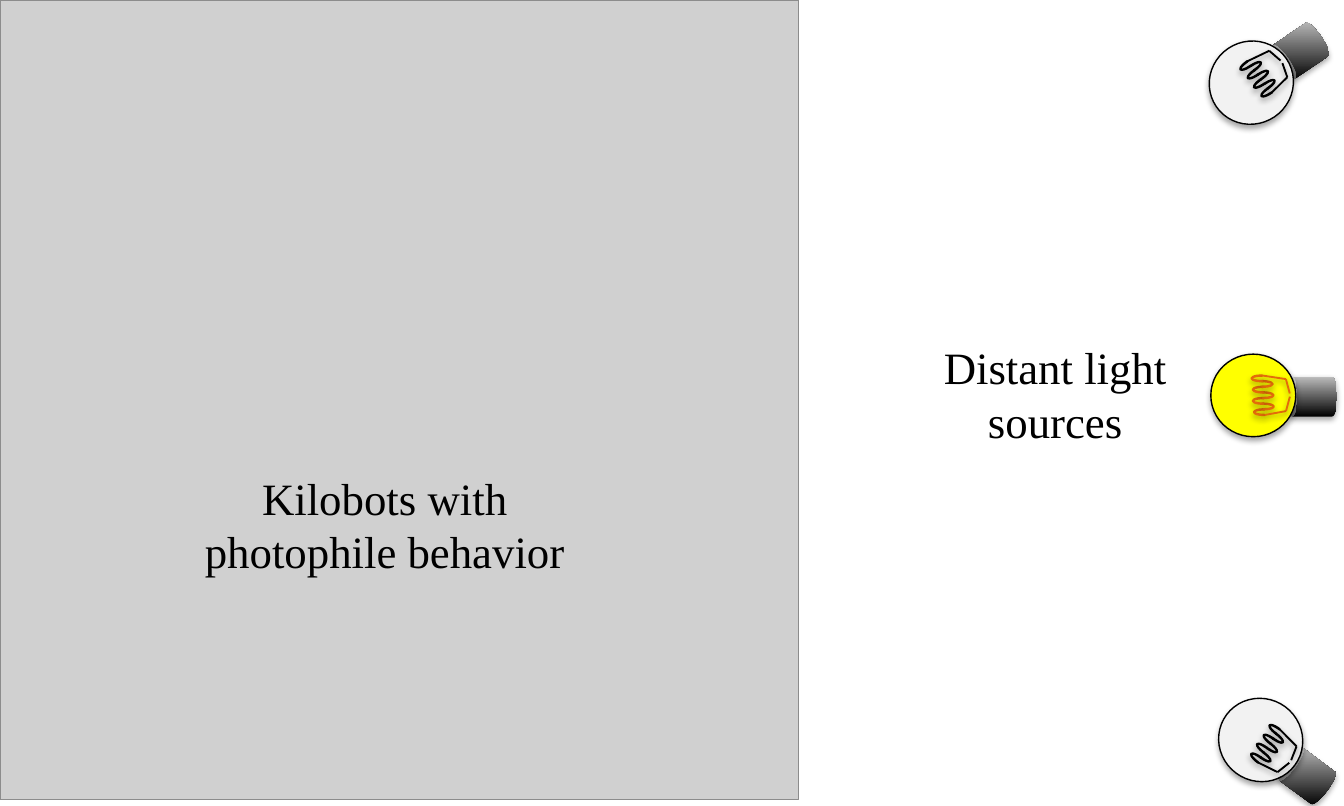
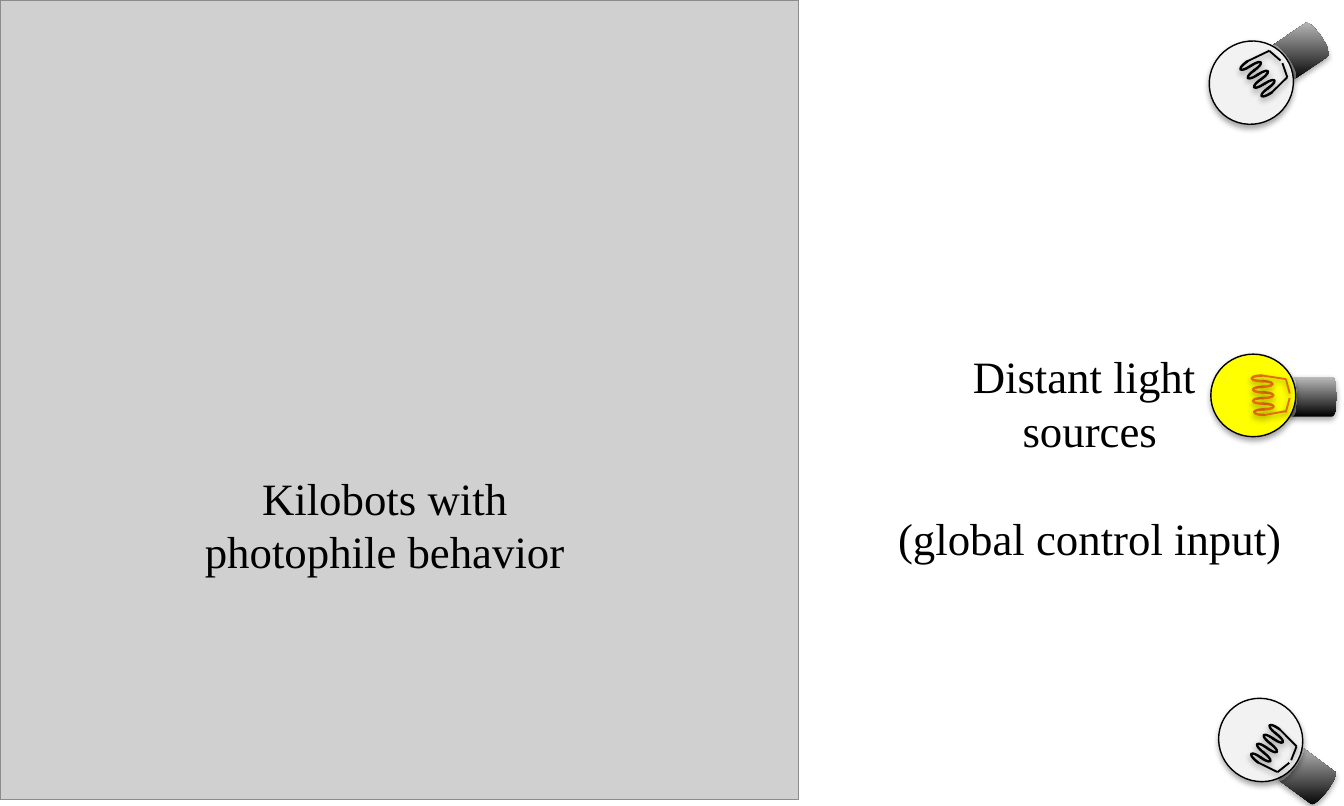
Before and after one commit to mable93wan/SwarmControlSandbox, a slide deck: slide 1 of papers/RSS2016/pictures/pdf/IntroSwarmPic.pptx. Drawn at 1344x806 pixels with LibreOffice and Linux fonts; fonts in the diff are those of the drawing; grey boxes stand for pictures. Boxes give left, top, right and bottom in pixels: in the first picture for what was removed or moved away, otherwise in the second. Text is boxed around its words. In the diff, an @@ line names an element or a change of style, - is before the commit and + after.

```diff
--- a/papers/RSS2016/pictures/pdf/IntroSwarmPic.pptx
+++ b/papers/RSS2016/pictures/pdf/IntroSwarmPic.pptx
@@ text at bbox=[898, 362, 1281, 564]: text changed @@
-Distant light sources
+Distant light
+sources
+(global control input)
```
Also in this commit, not shown: 20 other files.
